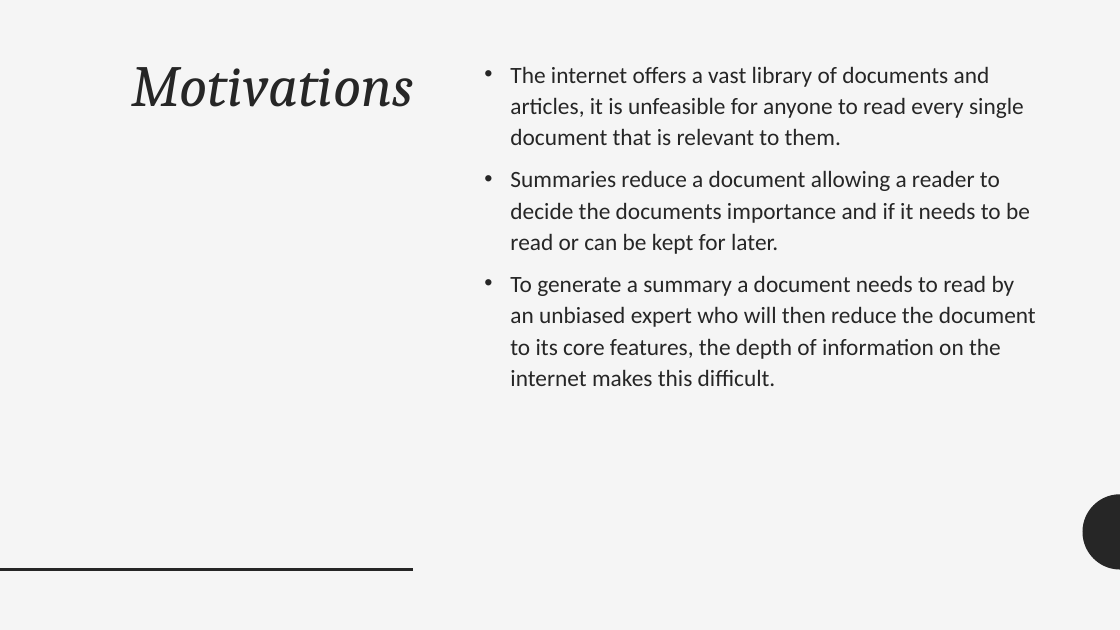
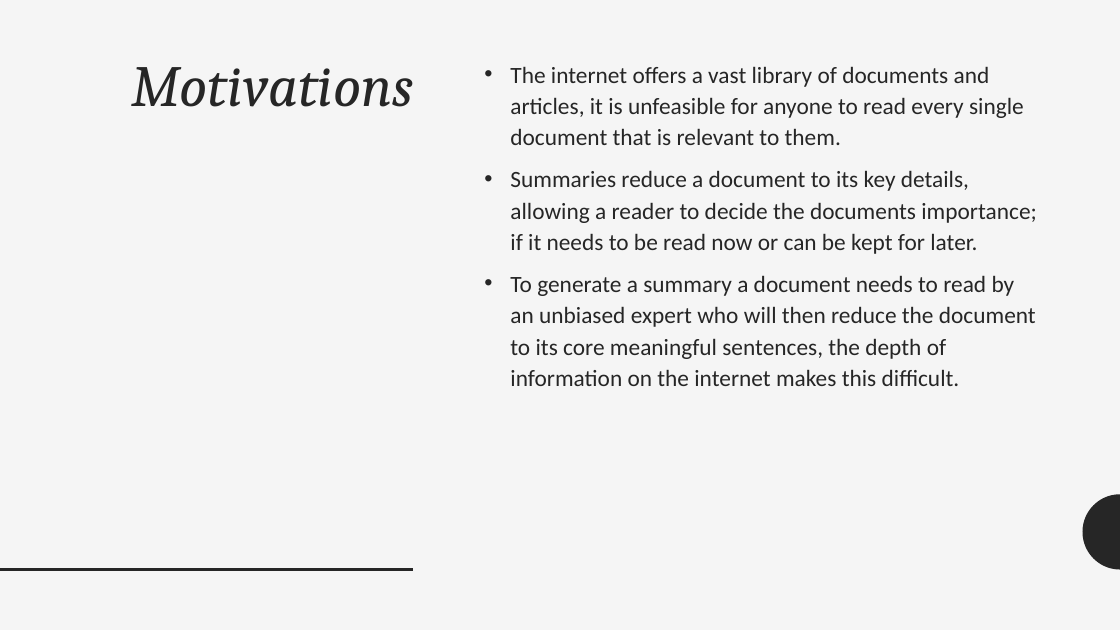
Before and after one commit to mhserry/F21AA, a slide deck: slide 2 of CW2/Submission/Text Summarization.pptx. Drawn at 1120x630 pixels with LibreOffice and Linux fonts; fonts in the diff are those of the drawing. Boxes give left, top, right and bottom in pixels: in the first picture for what was removed or moved away, otherwise in the second. Text is boxed around its words. In the diff, an @@ line names an element or a change of style, - is before the commit and + after.

```diff
--- a/CW2/Submission/Text Summarization.pptx
+++ b/CW2/Submission/Text Summarization.pptx
@@ text at [510,170,1037,386]: text changed @@
-• Summaries reduce a document allowing a reader to decide the documents importance and if it needs to be read or can be kept for later.
-• To generate a summary a document needs to read by an unbiased expert who will then reduce the document to its core features, the depth of information on the internet makes this difficult.
+• Summaries reduce a document to its key details, allowing a reader to decide the documents importance; if it needs to be read now or can be kept for later.
+• To generate a summary a document needs to read by an unbiased expert who will then reduce the document to its core meaningful sentences, the depth of information on the internet makes this difficult.
```
Also in this commit, not shown: 1 slide added, 1 slide removed, 1 other file.
